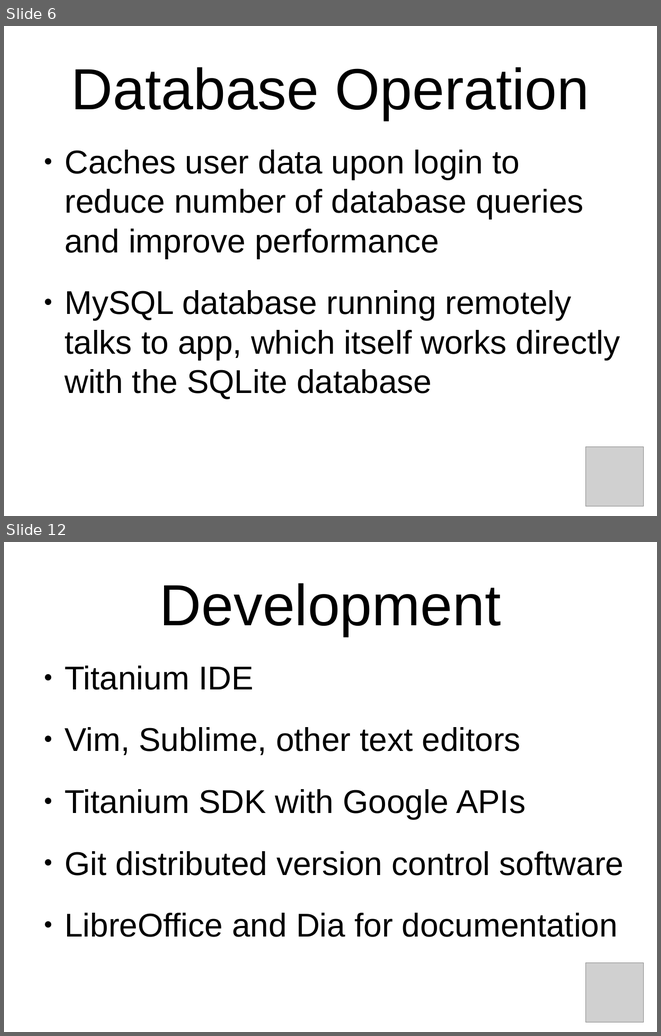
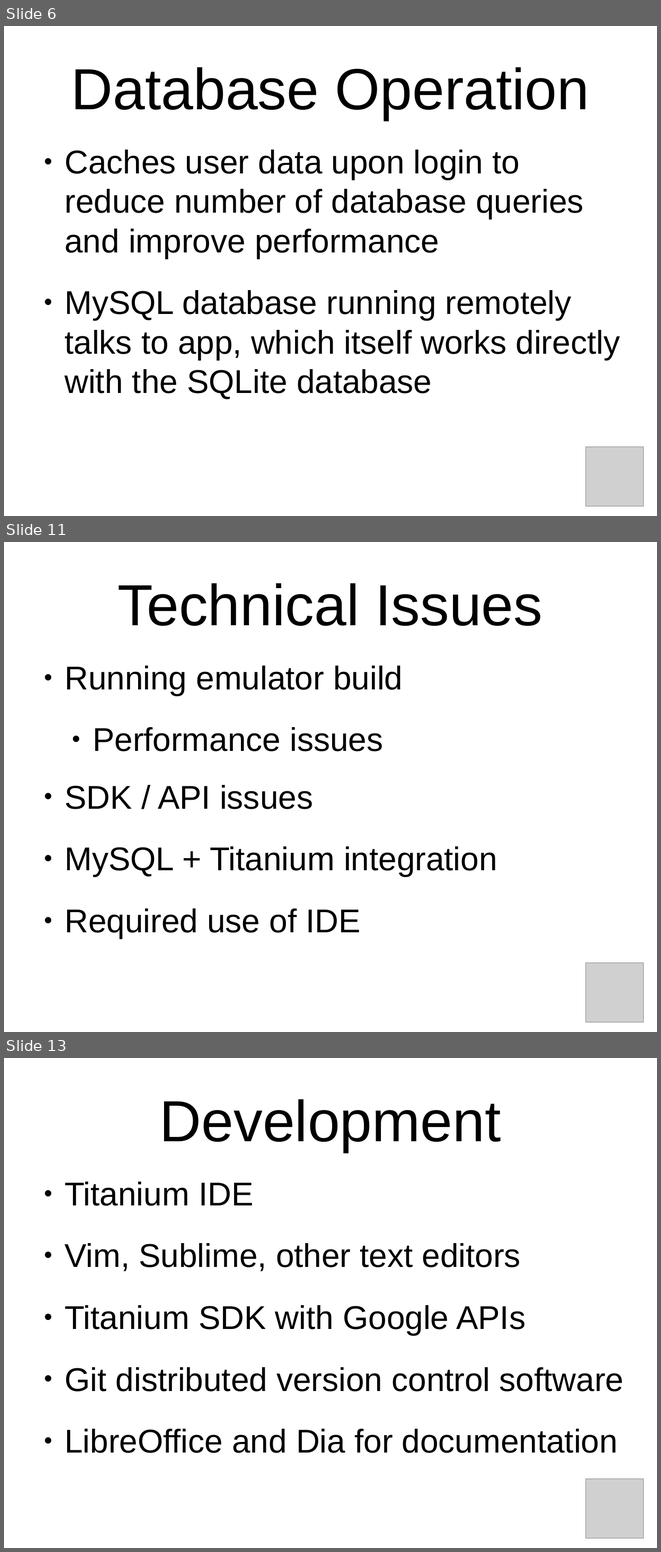
Before and after one commit to oddshocks/hivemind, a slide deck: docs/demo.odp. Shown one above the other, each under a label of ours: slides 6 and 12 before the commit, slides 6, 11 and 13 after it; the slides between them are not shown. The pictures are 661x1036 and 661x1552 pixels, drawn with LibreOffice and Linux fonts; fonts in the diff are those of the drawing; grey boxes stand for pictures; background and template pictures are left out. Boxes give left, top, right and bottom in pixels: in the first picture for what was removed or moved away, otherwise in the second. Text is boxed around its words. In the diff, an @@ line names an element or a change of style, - is before the commit and + after.

```diff
--- a/docs/demo.odp
+++ b/docs/demo.odp
@@ slide 11 added at box(4, 542, 657, 1032), background picture (left out) @@
@@ title added at box(118, 583, 543, 626), 70.4 pt, text #000000 @@
+Technical Issues
@@ text added at box(64, 665, 497, 938), 40 pt, text #000000 @@
+● Running emulator build
+  ● Performance issues
+● SDK / API issues
+● MySQL + Titanium integration
+● Required use of IDE
@@ picture added at box(586, 963, 644, 1022) @@
@@ what was slide 12 is now slide 13 @@
```
Also in this commit, not shown: 3 slides changed, 3 other slides added, 3 slides removed, 1 other file.
